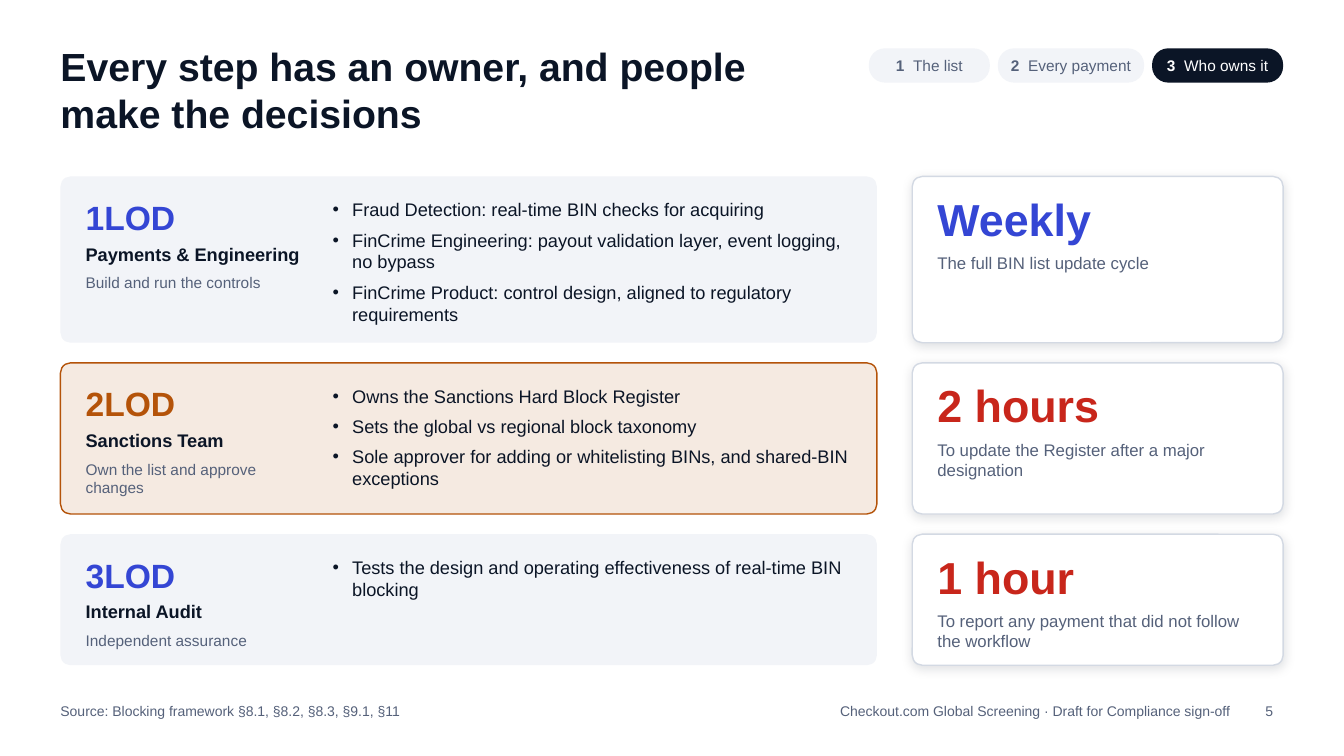
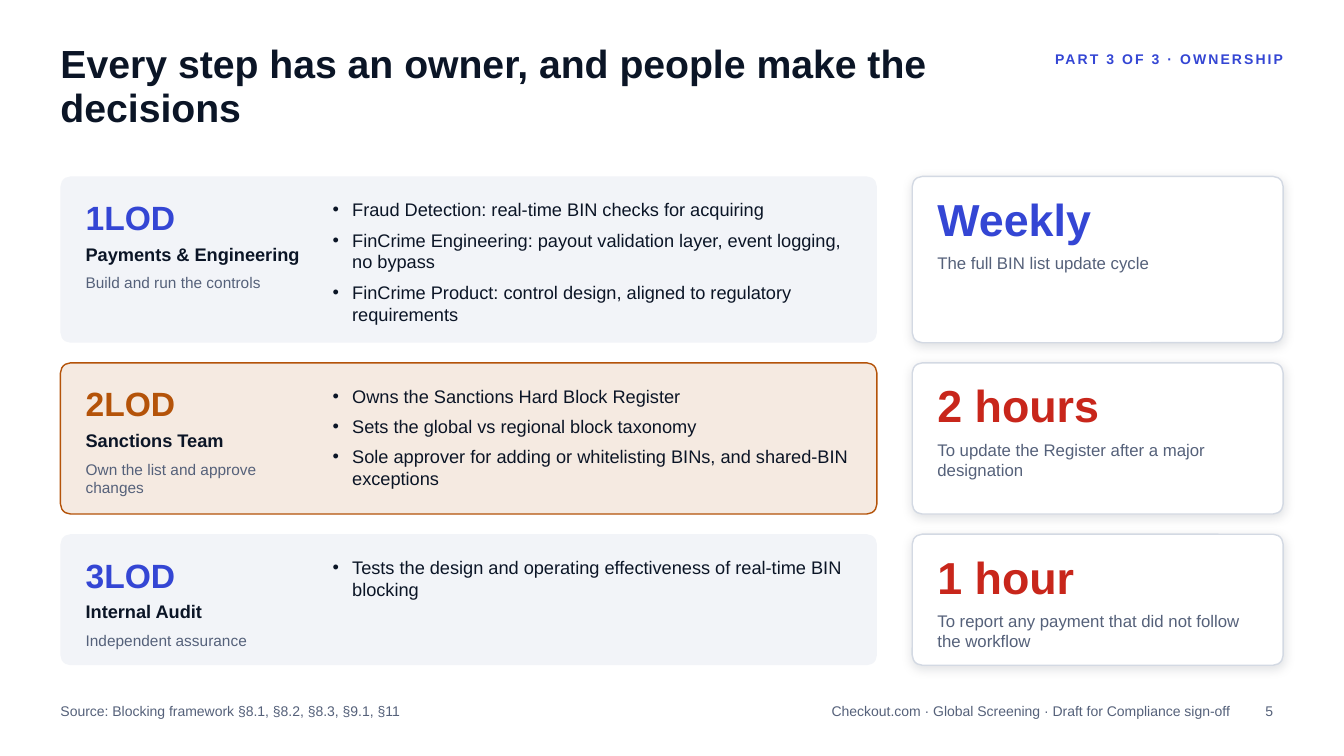
Before and after one commit to danielslonim-art/Screening, a slide deck: slide 5 of summit/bin-blocking-flow/deck/bin-blocking-summit-deck.pptx. Drawn at 1344x756 pixels with LibreOffice and Linux fonts; fonts in the diff are those of the drawing. Boxes give left, top, right and bottom in pixels: in the first picture for what was removed or moved away, otherwise in the second. Text is boxed around its words. In the diff, an @@ line names an element or a change of style, - is before the commit and + after.

```diff
--- a/summit/bin-blocking-flow/deck/bin-blocking-summit-deck.pptx
+++ b/summit/bin-blocking-flow/deck/bin-blocking-summit-deck.pptx
@@ title "Every step has an owner, ..." at (60,49,926,123): line spacing 1 to 0.95 @@
@@ rounded rectangle removed at (869,48,990,83) @@
-1 The list
@@ rounded rectangle removed at (998,48,1144,83) @@
-2 Every payment
@@ text added at (1106,54,1160,64), 10 pt, text #3446D4, bold @@
+PART 3 OF 3 · OWNERSHIP
@@ rounded rectangle removed at (1152,48,1284,83) @@
-3 Who owns it
@@ text "Source: Blocking framework §8.1, §8.2, ..." at (60,706,400,719): more space between paragraphs @@
@@ text at (832,706,1230,719): text changed @@
-Checkout.com Global Screening · Draft for Compliance sign-off
+Checkout.com · Global Screening · Draft for Compliance sign-off
```
Also in this commit, not shown: 6 other slides changed, 1 slide added, 15 other files.
